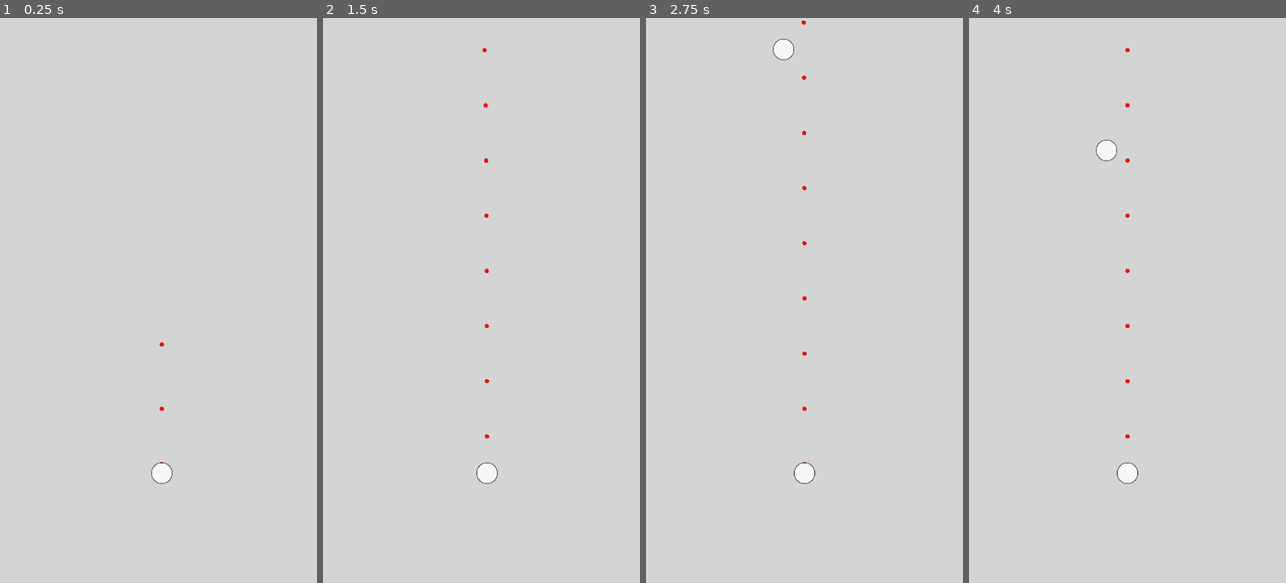
Above: before the commit, frames 1-4 (left to right).
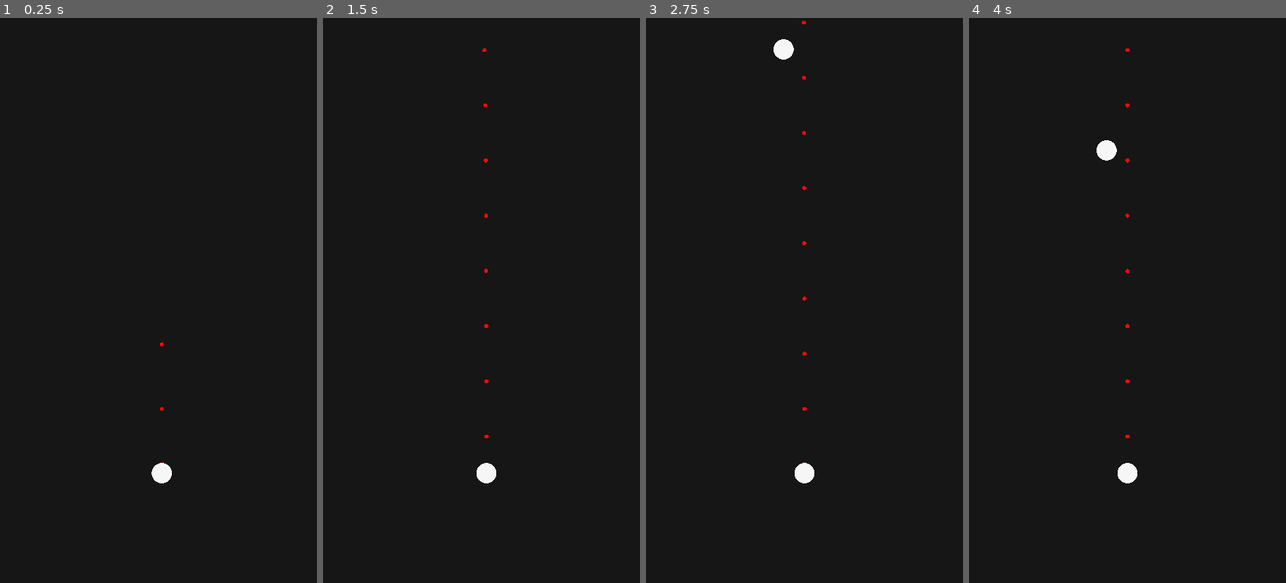
Above: after the commit, the same moments.

Repository: den-dimas/circlers-war
Game: Godot game, scene res://scenes/screens/main.tscn
The game is run twice, just before and just after one commit, with the same random seed, the same clock (stepped at 60 frames per second) and the same inputs.
Inputs (mouse positions are in pixels of both pictures, inside the frame that each line leads up to):
- Up to frame 1 (0.25 s): no input
- Up to frame 2 (1.5 s): tap Enter at 0.5 s; drag from (481, 515) to (513, 176) at 0.52 s; drag from (418, 328) to (481, 515) at 1.27 s
- Up to frame 3 (2.75 s): move the mouse to (836, 176) at 2.02 s; click (836, 176) at 2.17 s
- Up to frame 4 (4 s): drag from (1111, 413) to (1032, 215) at 2.77 s; move the mouse to (1222, 385) at 3.52 s; click (1222, 385) at 3.67 s

The runs differ from the first frame. In frame 1, 100% of the frame differs, in the area x 0-100%, y 0-100%; in frame 2, 100%; in frame 3, 100%; in frame 4, 100%.

Commit message:
FIX: Member area overlapping issues

Diff:
--- a/project.godot
+++ b/project.godot
@@ -22,9 +22,9 @@
 window/size/resizable=false
 window/size/always_on_top=true
 window/size/transparent=true
-window/stretch/mode="viewport"
-window/stretch/aspect="expand"
-window/stretch/scale_mode="integer"
+window/size/window_width_override=432
+window/size/window_height_override=768
+window/stretch/mode="canvas_items"
 window/handheld/orientation=1
 
 [dotnet]
--- a/scenes/screens/main.tscn
+++ b/scenes/screens/main.tscn
@@ -15,7 +15,7 @@
 [node name="World" type="Node2D" parent="."]
 
 [node name="Background" type="Sprite2D" parent="World"]
-modulate = Color(0.860369, 0.860369, 0.860369, 1)
+modulate = Color(0.0885601, 0.0885598, 0.0885598, 1)
 position = Vector2(288, 512)
 texture = ExtResource("1_y0ki1")
 
--- a/scripts/people/people_spawner.gd
+++ b/scripts/people/people_spawner.gd
@@ -18,6 +18,7 @@
 
 		p.position.x = randf_range(48, get_viewport().content_scale_size.x - 48)
 		p.move_speed = randf_range(100, 300)
+		p.get_node("Weapon").random_bullet_speed(1000.0, 1500.0)
 
 		can_spawn = false
 
--- a/utils/node_group/node_group.gd
+++ b/utils/node_group/node_group.gd
@@ -15,10 +15,16 @@
 var move_row_step := 0.0
 
 var is_increase := 1
+var is_adding_member := false
 
 var table: Array[NodeGroupMember]
 
 func add_member(member: NodeGroupMember):
+	if (is_adding_member): return
+
+	change_add_member(true)
+	call_deferred("change_add_member", false)
+
 	member.row = current_row
 	member.column = current_column
 	member.in_group = true
@@ -29,8 +35,6 @@
 	reposition()
 	adjust_group_index()
 
-# Has bugs in adjusting column and rows after a new member is added in new row
-# Suspect is because there is an overlapping between member in the same group
 func adjust_group_index():
 	current_column += 1
 
@@ -57,3 +61,6 @@
 
 		entry.can_reposition = true
 	pass
+
+func change_add_member(status: bool):
+	is_adding_member = status
